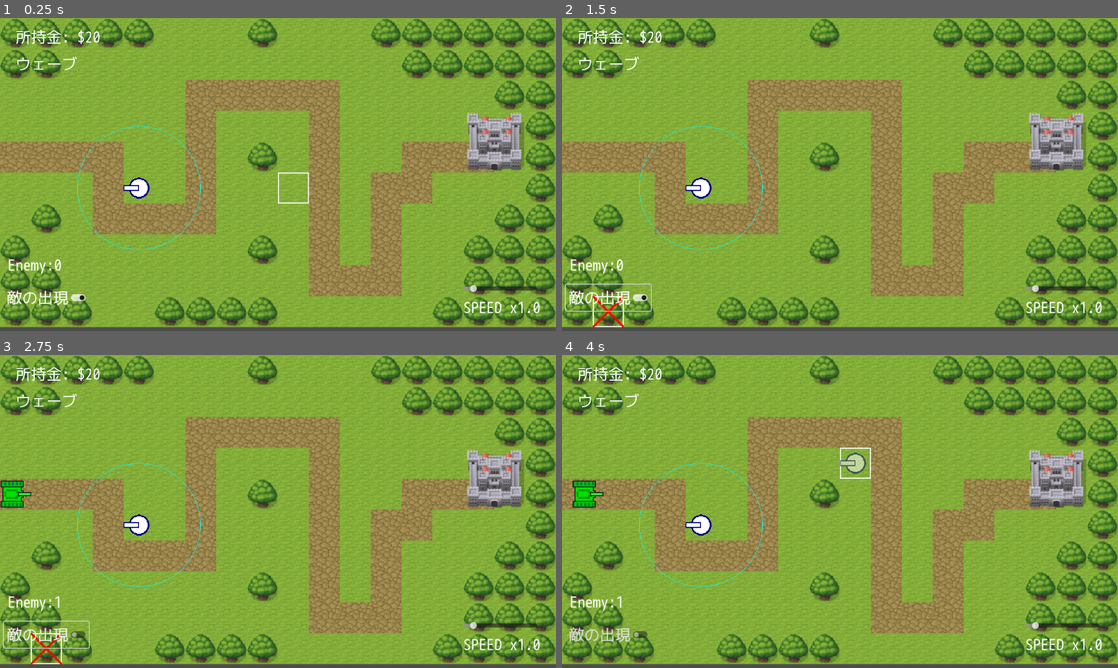
Above: before the commit, frames 1-4 (two rows, left to right).
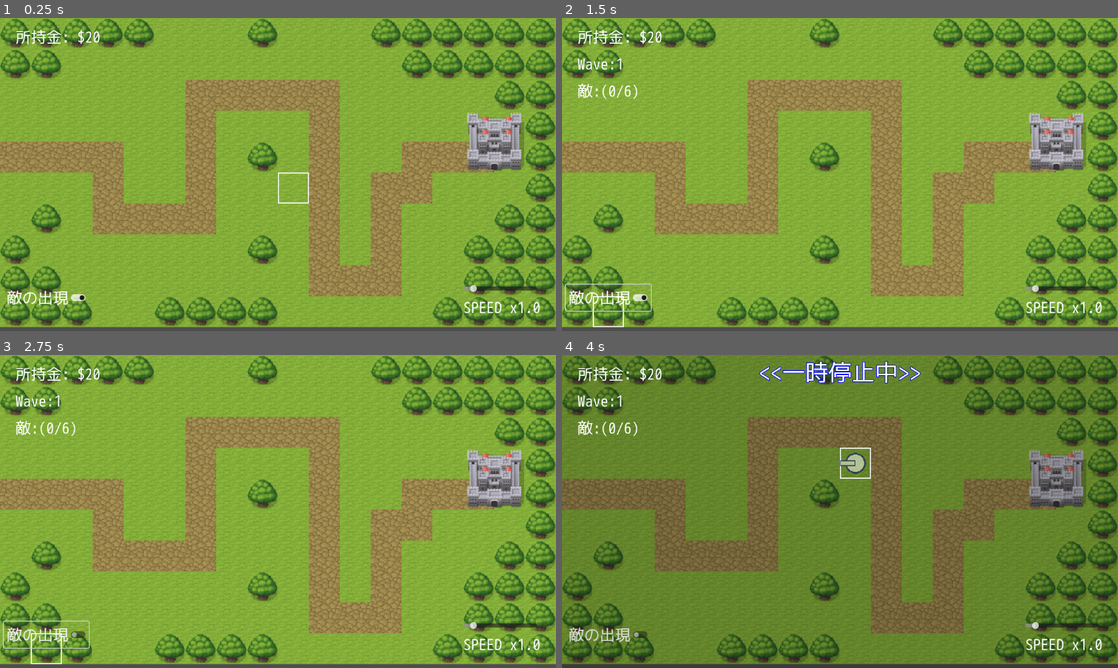
Above: after the commit, the same moments.

Repository: syun77/gd_towerdefense
Game: Godot game, scene res://Main.tscn
Two runs of this game, one before a commit and one after it. Both use one fixed random seed, a clock stepped at 60 frames per second and the inputs below.
Inputs (mouse positions are in pixels of both pictures, inside the frame that each line leads up to):
- Up to frame 1 (0.25 s): no input
- Up to frame 2 (1.5 s): click "敵の出現" at 0.5 s; click "敵の出現" at 1.25 s
- Up to frame 3 (2.75 s): click "敵の出現" at 2 s
- Up to frame 4 (4 s): move the mouse to (962, 495) at 2.77 s; click (962, 495) at 2.85 s; right-click (962, 495) at 3.05 s; click "通常 ($8)" at 3.5 s

The runs differ from the first frame. In frame 1, 0.7% of the frame differs, in the area x 1-37%, y 12-82%; in frame 2, 1.1%; in frame 3, 1.4%; in frame 4, 94%, in the area x 0-100%, y 0-99%.

Commit message:
ゲームパラメータを実装

Diff:
--- a/TowerDefense/Main.gd
+++ b/TowerDefense/Main.gd
@@ -6,8 +6,14 @@
 # --------------------------------------------------
 # const.
 # --------------------------------------------------
-const MAP_OFS_X = 0
-const MAP_OFS_Y = 0
+const FADE_ALPHA = 1.0
+const FADE_TIMER = 0.2
+
+## 状態.
+enum eState {
+	STANDBY,
+	MAIN,
+}
 
 ## 動作モード.
 enum eMode {
@@ -20,7 +26,6 @@
 # --------------------------------------------------
 # preload.
 # --------------------------------------------------
-const ENEMY_OBJ = preload("res://src/Enemy.tscn")
 const TOWER_OBJ = preload("res://src/Tower.tscn")
 const MENU_BUY_OBJ = preload("res://src/menu/MenuBuy.tscn")
 
@@ -35,43 +40,61 @@
 @onready var _shot_layer = $ShotLayer
 @onready var _ui_layer = $UILayer
 # UI.
+@onready var _ui_pause_bg = $UILayer/PauseBG
 @onready var _ui_cursor = $UILayer/Cursor
 @onready var _ui_cursor_cross = $UILayer/Cursor/Cross
 @onready var _ui_cursor_tower = $UILayer/Cursor/Tower
 @onready var _ui_money = $UILayer/LabelMoney
 @onready var _ui_wave = $UILayer/LabelWave
+@onready var _ui_enemy = $UILayer/LabelEnemy
 @onready var _ui_game_speed  = $UILayer/HSliderGameSpeed
 @onready var _ui_game_speed_label = $UILayer/HSliderGameSpeed/Label
 
 @onready var _ui_appear_enemy = $UILayer/DbgLayer/CheckAppearEnemy
-@onready var _ui_debug_label = $UILayer/DbgLayer/DebugLabel
 
 # --------------------------------------------------
 # private var.
 # --------------------------------------------------
+var _state = eState.STANDBY
 var _mode = eMode.FREE
-var _timer = 0.0
-var _interval = 1.0
 var _menu:MenuCommon
+var _spawn_mgr:EnemySpawnMgr
+var _buy_type = Tower.eType.NORMAL
 
 # --------------------------------------------------
 # private function.
 # --------------------------------------------------
 ## 開始.
 func _ready() -> void:
-	#DisplayServer.window_set_size(Vector2i(1152*2, 648*2))
-
+	DisplayServer.window_set_size(Vector2i(1152*2, 648*2))
+
+	_ui_pause_bg.modulate.a = 0.0
+	_ui_wave.visible = false
+	_ui_enemy.visible = false
+
+	# レイヤーを登録する.
 	var layers = {
+		"tower": _tower_layer,
 		"enemy": _enemy_layer,
 		"shot": _shot_layer,
 		"ui": _ui_layer,
 	}
 	Common.setup(layers)
 
+	# タイルマップを渡す.
 	Map.setup(_tilemap)
+
+	# 敵管理を生成.
+	_spawn_mgr = EnemySpawnMgr.new(_path2d)
 
 ## 更新.
 func _process(delta: float) -> void:
+	match _state:
+		eState.STANDBY:
+			_update_standby()
+		eState.MAIN:
+			_update_main(delta)
+
 	match _mode:
 		eMode.FREE:
 			_update_free(delta)
@@ -81,8 +104,30 @@
 			_update_buy()
 		eMode.BUILD:
 			_update_build()
+
 	# UIの更新.
-	_update_ui()
+	_update_ui(delta)
+
+## 更新 > 待機中.
+func _update_standby():
+	if Input.is_action_just_pressed("click"):
+		# Wave開始.
+		_spawn_mgr.start()
+		# 各種UIを表示.
+		_ui_wave.visible = true
+		_ui_enemy.visible = true
+		_state = eState.MAIN
+
+## 更新 > メイン.
+func _update_main(delta:float):
+	if _spawn_mgr.is_wait() == false:
+		return # Wave続行中.
+	var cnt = Common.get_enemies().size()
+	if cnt > 0:
+		return # 敵がまだ残っている.
+
+	# Wave終了.
+	_state = eState.STANDBY
 
 ## 更新 > FREE.
 func _update_free(delta:float) -> void:
@@ -92,25 +137,34 @@
 	# カーソルの更新.
 	_ui_cursor.position = Map.get_mouse_pos(true)
 	_ui_cursor.visible = true
-	var mouse_grid_pos = Map.get_grid_mouse_pos()
-	_ui_cursor_cross.visible = Map.cant_build_position(mouse_grid_pos)
 
 	if Input.is_action_just_pressed("right-click"):
-		_menu = MENU_BUY_OBJ.instantiate()
-		_ui_layer.add_child(_menu)
-		_mode = eMode.BUY
+		# 購入メニューを開く.
+		_open_menu_buy()
+
+## 購入メニューを開く.
+func _open_menu_buy() -> void:
+	_menu = MENU_BUY_OBJ.instantiate()
+	_ui_layer.add_child(_menu)
+	_mode = eMode.BUY
 
 ## 更新 > 購入.
 func _update_buy() -> void:
 	if _menu.closed():
 		var result = _menu.get_result()
 		_menu.queue_free()
-		match result:
-			MenuCommon.eResult.BUY_NORMAL, MenuCommon.eResult.BUY_LASER, MenuCommon.eResult.BUY_HORMING:
-				# 購入.
-				_mode = eMode.BUILD
-			_:
-				_mode = eMode.FREE
+		var tbl = [
+			MenuCommon.eResult.BUY_NORMAL, Tower.eType.NORMAL,
+			MenuCommon.eResult.BUY_LASER, Tower.eType.LASER,
+			MenuCommon.eResult.BUY_HORMING, Tower.eType.HORMING,
+		]
+		if result in tbl:
+			# ビルドへ.
+			_buy_type = tbl[result]
+			_mode = eMode.BUILD
+		else:
+			# キャンセルした.
+			_mode = eMode.FREE
 
 ## 更新 > ビルド(配置).
 func _update_build() -> void:
@@ -119,29 +173,58 @@
 	_ui_cursor.visible = true
 	# 配置できるかどうか.
 	var mouse_grid_pos = Map.get_grid_mouse_pos()
+	## 地形をチェック.
 	var cant_build = Map.cant_build_position(mouse_grid_pos)
+	## タワーのチェックも必要.
+	for tower in _tower_layer.get_children():
+		var grid:Vector2i = Map.world_to_grid(tower.position)
+		if grid == mouse_grid_pos:
+			# 置けない.
+			cant_build = true
+			break
 	_ui_cursor_cross.visible = cant_build
 	_ui_cursor_tower.visible = (cant_build == false)
-	if Input.is_action_just_pressed("click"):
-		var cost = 8
-		if Common.money >= cost:
-			# ビルドする.
-			var tower = TOWER_OBJ.instantiate()
-			_tower_layer.add_child(tower)
-			tower.setup(_ui_cursor.position)
-			# お金を減らす.
-			Common.spend_money(cost)
-	elif Input.is_action_just_pressed("right-click"):
-		# キャンセル.
-		_ui_cursor_cross.visible = false
-		_ui_cursor_tower.visible = false
-		_mode = eMode.FREE
+	if cant_build == false:
+		_ui_cursor_tower.visible = true
+
+	# タワーの生存数.
+	var num = _tower_layer.get_child_count()
+	var cost = Game.tower_cost(num)
+	if Common.money < cost or Input.is_action_just_pressed("right-click"):
+		# お金足りない or キャンセル.
+		_cancel_build()
+	elif Input.is_action_just_pressed("click"):
+		if cant_build:
+			print("ここには建設できない")
+		else:
+			# ビルド実行.
+			_exec_build(cost)
+
+## ビルド実行.
+func _exec_build(cost:int) -> void:
+	# ビルドする.
+	var tower = TOWER_OBJ.instantiate()
+	_tower_layer.add_child(tower)
+	tower.setup(_ui_cursor.position)
+	# お金を減らす.
+	Common.spend_money(cost)
+
+## ビルドをキャンセル.
+func _cancel_build() -> void:
+	_ui_cursor_cross.visible = false
+	_ui_cursor_tower.visible = false
+	_mode = eMode.FREE
+
 
 ## 更新 > ゲームオブジェクト.
 func _update_objs(delta:float) -> void:
 	# タワー更新.
 	for tower in _tower_layer.get_children():
 		tower.update_manual(delta)
+		# 選択状態も更新しておく.
+		var mouse = Map.get_grid_mouse_pos()
+		var pos:Vector2i = Map.world_to_grid(tower.position)
+		tower.selected = (mouse == pos)
 	# 敵の更新.
 	_update_enemy(delta)
 	# ショットの更新.
@@ -159,23 +242,26 @@
 	if _ui_appear_enemy.button_pressed == false:
 		return
 
-	_timer += delta
-	if _timer >= _interval:
-		_timer = 0.0
-		# 敵を生成.
-		var enemy = ENEMY_OBJ.instantiate()
-		enemy.setup(_path2d)
+	_spawn_mgr.update_manual(delta)
+
 
 ## 更新 > UI.
-func _update_ui() -> void:
+func _update_ui(delta:float) -> void:
+	_ui_pause_bg.visible = true
+	if _mode == eMode.FREE:
+		_ui_pause_bg.modulate.a = max(0, _ui_pause_bg.modulate.a - FADE_ALPHA * delta / FADE_TIMER)
+	else:
+		_ui_pause_bg.modulate.a = min(FADE_ALPHA, _ui_pause_bg.modulate.a + FADE_ALPHA * delta / FADE_TIMER)
+
 	# 所持金の更新.
 	_ui_money.text = "所持金: $%d"%Common.money
 
 	# ウェーブ数の更新.
+	_ui_wave.text = "Wave:%d"%Common.wave
+
+	# 敵出現数.
+	_ui_enemy.text = "敵:(%d/%d)"%[_spawn_mgr.get_spawn_number(), _spawn_mgr.get_spawn_number_max()]
 
 	# ゲーム速度の更新.
 	Common.game_speed = _ui_game_speed.value
 	_ui_game_speed_label.text = "SPEED x%3.1f"%Common.game_speed
-
-	# デバッグ用.
-	_ui_debug_label.text = "Enemy:%d"%Common.get_enemies().size()
--- a/TowerDefense/Main.tscn
+++ b/TowerDefense/Main.tscn
@@ -1,12 +1,11 @@
-[gd_scene load_steps=9 format=3 uid="uid://dkehtxv4fqahf"]
+[gd_scene load_steps=8 format=3 uid="uid://dkehtxv4fqahf"]
 
 [ext_resource type="TileSet" uid="uid://5ltlgl2jn6x0" path="res://assets/tiles/tile_set.tres" id="1_ql1mj"]
 [ext_resource type="Script" path="res://Main.gd" id="1_xguji"]
-[ext_resource type="Texture2D" uid="uid://wnmxh8h5445g" path="res://assets/images/cursor.png" id="3_i21nb"]
+[ext_resource type="Texture2D" uid="uid://bcb46fbf6r80c" path="res://assets/images/cursor.png" id="3_i21nb"]
 [ext_resource type="Theme" uid="uid://dcvufg8c2ac10" path="res://assets/default_theme.tres" id="3_loh52"]
-[ext_resource type="Texture2D" uid="uid://dpbi3wdyoie5y" path="res://assets/images/cross.png" id="4_4s62w"]
-[ext_resource type="Texture2D" uid="uid://bbs65cptlf2m3" path="res://assets/images/tower.png" id="6_co0mt"]
-[ext_resource type="PackedScene" uid="uid://c6fdhp7glsvv5" path="res://src/Tower.tscn" id="6_l6cws"]
+[ext_resource type="Texture2D" uid="uid://kgd8ftrs63l0" path="res://assets/images/cross.png" id="4_4s62w"]
+[ext_resource type="Texture2D" uid="uid://bsaeef4m830po" path="res://assets/images/tower.png" id="6_co0mt"]
 
 [sub_resource type="Curve2D" id="Curve2D_qkjnf"]
 _data = {
@@ -32,9 +31,6 @@
 
 [node name="TowerLayer" type="CanvasLayer" parent="."]
 
-[node name="Tower" parent="TowerLayer" instance=ExtResource("6_l6cws")]
-position = Vector2(288, 352)
-
 [node name="EnemyLayer" type="CanvasLayer" parent="."]
 
 [node name="Path2D" type="Path2D" parent="EnemyLayer"]
@@ -43,6 +39,25 @@
 [node name="ShotLayer" type="CanvasLayer" parent="."]
 
 [node name="UILayer" type="CanvasLayer" parent="."]
+
+[node name="PauseBG" type="Node2D" parent="UILayer"]
+
+[node name="ColorRect" type="ColorRect" parent="UILayer/PauseBG"]
+offset_right = 1152.0
+offset_bottom = 648.0
+color = Color(0, 0, 0, 0.235294)
+
+[node name="Label" type="Label" parent="UILayer/PauseBG"]
+offset_right = 1152.0
+offset_bottom = 71.0
+theme = ExtResource("3_loh52")
+theme_override_colors/font_color = Color(1, 1, 1, 1)
+theme_override_colors/font_outline_color = Color(0, 0, 1, 1)
+theme_override_constants/outline_size = 5
+theme_override_font_sizes/font_size = 48
+text = "<<一時停止中>>"
+horizontal_alignment = 1
+vertical_alignment = 1
 
 [node name="Cursor" type="Sprite2D" parent="UILayer"]
 texture = ExtResource("3_i21nb")
@@ -73,6 +88,14 @@
 theme = ExtResource("3_loh52")
 text = "ウェーブ"
 
+[node name="LabelEnemy" type="Label" parent="UILayer"]
+offset_left = 32.0
+offset_top = 128.0
+offset_right = 232.0
+offset_bottom = 208.0
+theme = ExtResource("3_loh52")
+text = "敵"
+
 [node name="HSliderGameSpeed" type="HSlider" parent="UILayer"]
 offset_left = 960.0
 offset_top = 552.0
@@ -92,14 +115,6 @@
 
 [node name="DbgLayer" type="CanvasLayer" parent="UILayer"]
 
-[node name="DebugLabel" type="Label" parent="UILayer/DbgLayer"]
-offset_left = 16.0
-offset_top = 488.0
-offset_right = 216.0
-offset_bottom = 568.0
-theme = ExtResource("3_loh52")
-text = "Debug"
-
 [node name="CheckAppearEnemy" type="CheckButton" parent="UILayer/DbgLayer"]
 offset_left = 8.0
 offset_top = 552.0
--- a/TowerDefense/project.godot
+++ b/TowerDefense/project.godot
@@ -18,6 +18,7 @@
 
 Common="*res://src/common/Common.gd"
 Map="*res://src/common/Map.gd"
+Game="*res://src/common/Game.gd"
 
 [display]
 
--- a/TowerDefense/src/Shot.gd
+++ b/TowerDefense/src/Shot.gd
@@ -12,16 +12,18 @@
 # private var.
 # --------------------------------------------------
 var _velocity = Vector2()
+var _power = 1 # 攻撃力.
 
 # --------------------------------------------------
 # public function.
 # --------------------------------------------------
 ## セットアップ.
-func setup(pos:Vector2, deg:float, speed:float) -> void:
+func setup(pos:Vector2, deg:float, speed:float, power:int) -> void:
 	position = pos
 	var rad = deg_to_rad(deg)
 	_velocity.x = speed * cos(rad)
 	_velocity.y = speed * -sin(rad)
+	_power = power
 
 ## 消滅.
 func vansih() -> void:
@@ -29,7 +31,7 @@
 
 ## 攻撃力.
 func get_power() -> int:
-	return 1
+	return _power
 
 ## 消滅する.
 func vanish() -> void:
--- a/TowerDefense/src/Tower.gd
+++ b/TowerDefense/src/Tower.gd
@@ -7,6 +7,11 @@
 # --------------------------------------------------
 # const.
 # --------------------------------------------------
+enum eType {
+	NORMAL,
+	LASER,
+	HORMING,
+}
 
 # --------------------------------------------------
 # preload.
@@ -14,20 +19,36 @@
 var SHOT_OBJ = preload("res://src/Shot.tscn")
 
 # --------------------------------------------------
-# preload.
+# onready.
 # --------------------------------------------------
 @onready var _spr = $Sprite
 
 # --------------------------------------------------
 # private var.
 # --------------------------------------------------
+var _type = eType.NORMAL
 var _timer = 0.0
-var _interval = 3.0
-var _range = 128.0 # 射程範囲.
+var _range_lv = 1 # 射程範囲Lv.
+var _power_lv = 1 # 攻撃力Lv.
+var _firerate_lv = 1 # 発射間隔Lv.
 
 # --------------------------------------------------
 # public function.
 # --------------------------------------------------
+## 種類.
+func get_type() -> eType:
+	return _type
+## 攻撃力.
+func get_power() -> int:
+	return Game.tower_power(_power_lv)
+## 射程範囲.
+func get_range() -> float:
+	return Game.tower_range(_power_lv)
+## 発射間隔.
+func get_firerate() -> float:
+	return Game.tower_firerate(_power_lv)
+
+## セットアップ.
 func setup(pos:Vector2) -> void:
 	position = pos
 
@@ -37,11 +58,13 @@
 	_timer += delta
 
 	# 一番近い敵を探す.
-	var enemy = Common.search_nearest_enemy(position, _range)
+	var range = get_range()
+	var enemy = Common.search_nearest_enemy(position, range)
 
 	_update_rotate(enemy)
 
-	if _timer >= _interval:
+	var interval = get_firerate()
+	if _timer >= interval:
 		if _shot(enemy):
 			# 発射できた.
 			_timer = 0
@@ -65,7 +88,7 @@
 	var d = enemy.global_position - position
 	var rad = d.angle()
 
-	_spr.rotation = lerp_angle(_spr.rotation, rad, 0.1)
+	_spr.rotation = lerp_angle(_spr.rotation, rad, 0.3)
 
 ## ショットを発射する.
 func _shot(enemy:Enemy) -> bool:
@@ -77,11 +100,24 @@
 
 	var shot = SHOT_OBJ.instantiate()
 	Common.get_layer("shot").add_child(shot)
-	shot.setup(position, deg, 200)
+	var power = get_power()
+	shot.setup(position, deg, 200, power)
 
 	return true
 
 ## 描画.
 func _draw() -> void:
-	# 射程範囲の描画.
-	draw_arc(Vector2.ZERO, _range, 0, 2*PI, 32, Color.AQUA)
+	if selected:
+		# 射程範囲の描画.
+		var range = get_range()
+		draw_arc(Vector2.ZERO, range, 0, 2*PI, 32, Color.AQUA)
+
+# --------------------------------------------------
+# property function.
+# --------------------------------------------------
+## 選択しているかどうか.
+var selected = false:
+	set(v):
+		selected = v
+	get:
+		return selected
--- a/TowerDefense/src/common/Common.gd
+++ b/TowerDefense/src/common/Common.gd
@@ -7,12 +7,14 @@
 # const.
 # --------------------------------------------------
 const INIT_MONEY = 20
+const INT_WAVE = 0 # 最初に+1するので0始まり.
 
 # --------------------------------------------------
 # private vars.
 # --------------------------------------------------
 var _money = INIT_MONEY
 var _layers = {}
+var _wave = INT_WAVE # Wave数.
 
 # --------------------------------------------------
 # public functions.
@@ -43,6 +45,7 @@
 	var ret:Enemy = null
 	for enemy in enemies:
 		var dist2 = enemy.global_position.distance_to(pos)
+		dist2 -= enemy.get_size() # 半径を考慮する.
 		if dist2 < dist:
 			# より近い.
 			dist = dist2
@@ -70,6 +73,9 @@
 func spend_money(v:int) -> void:
 	_money -= v
 
+func next_wave() -> void:
+	_wave += 1
+
 # --------------------------------------------------
 # properties.
 # --------------------------------------------------
@@ -80,6 +86,13 @@
 	get:
 		return _money
 
+## Wave数
+var wave:
+	set(v):
+		assert("can't call")
+	get:
+		return _wave
+
 ## ゲーム速度.
 var game_speed = 1.0:
 	set(v):
--- /dev/null
+++ b/TowerDefense/src/common/Game.gd
@@ -0,0 +1,55 @@
+extends Node
+
+# ==================================================
+# ゲームパラメータを定義するスクリプト.
+# ==================================================
+# --------------------------------------------------
+# tower.
+# --------------------------------------------------
+## 射程範囲 (= 32 + 16 * lv).
+func tower_range(lv:int) -> float:
+	return 48 + (16 * lv)
+## 攻撃威力 (= lv)
+func tower_power(lv:int) -> int:
+	return lv
+## 発射間隔 (= 2sec * 0.9 ^ (lv-1))
+func tower_firerate(lv:int) -> float:
+	return 2.0 * pow(0.9, (lv-1))
+
+## コスト＝ 8 * (1.3 ^ 砲台の存在数)
+func tower_cost(num:int) -> int:
+	var base = 8
+	var cost = 8 * pow(1.3, num)
+	return cost
+
+# --------------------------------------------------
+# enemy.
+# --------------------------------------------------
+## HP (base + (Wave数 / 3))
+func enemy_hp(wave:int) -> int:
+	var base = 2
+	return base + floor(wave / 3) # 端数切捨て.
+
+## 所持金.
+func enemy_money(wave:int) -> int:
+	if wave < 5:
+		return 2
+	return 1
+
+## 出現間隔.
+func enemy_interval(_wave:int) -> float:
+	var base = 2.0
+	var t = base - (_wave * 0.1)
+	if t < 0.5:
+		t = 0.5
+	return t
+
+## 出現数.
+func enemy_spawn_number(wave:int) -> int:
+	var base = 5
+	return base + wave
+
+## 移動速度.
+func enemy_speed(wave:int) -> float:
+	var base = 1.0
+	return base + (wave * 0.05)
--- a/TowerDefense/src/Enemy.gd
+++ b/TowerDefense/src/enemy/Enemy.gd
@@ -9,11 +9,13 @@
 # --------------------------------------------------
 # 移動速度。64px/s
 const MOVE_SPEED = 64.0
+const TIMER_SHAKE = 0.5
 
 # --------------------------------------------------
 # onready.
 # --------------------------------------------------
 @onready var _spr = $AnimatedSprite2D
+@onready var _mask = $Mask
 @onready var _health_bar = $HeathBar
 
 # --------------------------------------------------
@@ -24,13 +26,19 @@
 
 var _hp:int = 0
 var _max_hp:int = 0
-var _money:int = 3 # 所持金.
+var _speed:float = 1.0
 
 var _prev_pos = Vector2()
+var _timer_shake = 0.0
+var _cnt = 0
 
 # --------------------------------------------------
 # public function.
 # --------------------------------------------------
+## サイズ.
+func get_size() -> float:
+	return 32.0
+
 ## セットアップ.
 func setup(path2d:Path2D) -> void:
 	_parent = PathFollow2D.new()
@@ -44,7 +52,12 @@
 	# アニメーションを再生.
 	$AnimatedSprite2D.play("default")
 
-	set_hp(3)
+	# HPの設定.
+	var hp = Game.enemy_hp(Common.wave)
+	set_hp(hp)
+
+	# 速度の設定.
+	_speed = Game.enemy_speed(Common.wave)
 
 ## HPを設定.
 func set_hp(v:int) -> void:
@@ -57,13 +70,15 @@
 
 ## ダメージ処理.
 func damage(shot:Shot) -> void:
+	_timer_shake = TIMER_SHAKE
 	var power = shot.get_power()
 	_hp -= power
 	if _hp <= 0:
 		# 消滅.
 		vanish()
 		# お金ゲット!
-		Common.add_money(_money)
+		var money = Game.enemy_money(Common.wave)
+		Common.add_money(money)
 
 ## 消滅.
 func vanish() -> void:
@@ -71,14 +86,20 @@
 
 ## 手動更新 (_process()は使わない).
 func update_manual(delta:float) -> void:
+	_cnt += 1
+
 	# 可変.
 	delta *= Common.game_speed
 
 	# 移動処理
-	_parent.progress += MOVE_SPEED * delta
+	_parent.progress += MOVE_SPEED * _speed * delta
 
 	# 回転処理.
 	_update_rotate()
+
+	# 揺れ処理.
+	if delta > 0:
+		_update_shake(delta)
 
 	# 終了チェック.
 	if _parent.progress_ratio >= 1.0:
@@ -103,6 +124,7 @@
 	var pos = _parent.position
 	var d = pos - _prev_pos
 	_spr.rotation = d.angle()
+	_mask.rotation = d.angle()
 	_prev_pos = pos
 
 ## HPバーの更新.
@@ -111,6 +133,32 @@
 	if rate < 1.0:
 		_health_bar.visible = true
 		_health_bar.value = 100 * rate
+
+## 揺れ処理.
+func _update_shake(delta:float) -> void:
+	if _timer_shake <= 0:
+		return
+
+	_timer_shake -= delta
+	var rate = _timer_shake / TIMER_SHAKE
+	var red = Color.RED
+	red.a = rate
+	if _cnt%4 < 2:
+		red.a = 0
+	_mask.modulate = red
+	_mask.visible = true
+
+	var xofs = 2 * rate
+	if _cnt%4 < 2:
+		xofs *= -1
+	var yofs = 1 * rate * randi_range(-1, 1)
+	_spr.offset.x = xofs
+	_spr.offset.y = yofs
+
+	if _timer_shake <= 0:
+		# 終了.
+		_spr.offset = Vector2.ZERO
+		_mask.visible = false
 
 # --------------------------------------------------
 # signal function.
--- a/TowerDefense/src/Enemy.tscn
+++ b/TowerDefense/src/enemy/Enemy.tscn
@@ -1,15 +1,16 @@
-[gd_scene load_steps=8 format=3 uid="uid://ddotbjgw6c52u"]
+[gd_scene load_steps=9 format=3 uid="uid://bn8a8pr5xtdm0"]
 
-[ext_resource type="Script" path="res://src/Enemy.gd" id="1_lmwhq"]
-[ext_resource type="Texture2D" uid="uid://bawwywvpxecqs" path="res://assets/images/enemy.png" id="2_6x6yf"]
-[ext_resource type="Theme" uid="uid://fyhjacjjpd4l" path="res://assets/health_bar.tres" id="3_c8gy8"]
+[ext_resource type="Script" path="res://src/enemy/Enemy.gd" id="1_aeab3"]
+[ext_resource type="Texture2D" uid="uid://b0b66npwikdk3" path="res://assets/images/enemy_mask.png" id="2_bems1"]
+[ext_resource type="Texture2D" uid="uid://bh3ntvqgn51yh" path="res://assets/images/enemy.png" id="2_m11hc"]
+[ext_resource type="Theme" uid="uid://fyhjacjjpd4l" path="res://assets/health_bar.tres" id="3_l4pnt"]
 
 [sub_resource type="AtlasTexture" id="AtlasTexture_xu5rt"]
-atlas = ExtResource("2_6x6yf")
+atlas = ExtResource("2_m11hc")
 region = Rect2(0, 0, 64, 64)
 
 [sub_resource type="AtlasTexture" id="AtlasTexture_k2k4s"]
-atlas = ExtResource("2_6x6yf")
+atlas = ExtResource("2_m11hc")
 region = Rect2(64, 0, 64, 64)
 
 [sub_resource type="SpriteFrames" id="SpriteFrames_trsun"]
@@ -32,11 +33,15 @@
 [node name="Enemy" type="Area2D"]
 collision_layer = 4
 collision_mask = 2
-script = ExtResource("1_lmwhq")
+script = ExtResource("1_aeab3")
 
 [node name="AnimatedSprite2D" type="AnimatedSprite2D" parent="."]
 sprite_frames = SubResource("SpriteFrames_trsun")
 frame_progress = 0.237551
+
+[node name="Mask" type="Sprite2D" parent="."]
+visible = false
+texture = ExtResource("2_bems1")
 
 [node name="CollisionShape2D" type="CollisionShape2D" parent="."]
 shape = SubResource("CircleShape2D_jgev0")
--- /dev/null
+++ b/TowerDefense/src/enemy/EnemySpawnMgr.gd
@@ -0,0 +1,80 @@
+extends Node
+
+# ==================================================
+# 敵の生成管理..
+# ==================================================
+class_name EnemySpawnMgr
+
+# --------------------------------------------------
+# const.
+# --------------------------------------------------
+enum eState {
+	STANDBY,
+	MAIN,
+	END_WAIT,
+}
+
+# --------------------------------------------------
+# preload.
+# --------------------------------------------------
+const ENEMY_OBJ = preload("res://src/enemy/Enemy.tscn")
+
+# --------------------------------------------------
+# private vars.
+# --------------------------------------------------
+var _path2d:Path2D
+var _state = eState.STANDBY
+var _spawn_timer = 0.0
+var _spawn_number = 0 # 敵を生成した数.
+
+# --------------------------------------------------
+# public functions.
+# --------------------------------------------------
+## 開始.
+func start() -> void:
+	# Waveを進める.
+	Common.next_wave()
+
+	_state = eState.MAIN
+	_spawn_timer = 0.0
+	_spawn_number = 0
+
+## Waveの敵が出尽くしたかどうか.
+func is_wait() -> bool:
+	return _state == eState.END_WAIT
+
+## 更新.
+func update_manual(delta:float) -> void:
+	match _state:
+		eState.STANDBY:
+			pass # 何もしない.
+		eState.MAIN:
+			_update_main(delta)
+			_spawn_timer
+
+func get_spawn_number() -> int:
+	return _spawn_number
+func get_spawn_number_max() ->int:
+	return Game.enemy_spawn_number(Common.wave)
+
+# --------------------------------------------------
+# private functions.
+# --------------------------------------------------
+## コンストラクタ.
+func _init(path2d:Path2D):
+	_path2d = path2d
+
+## 更新 > メイン.
+func _update_main(delta:float) -> void:
+	# 生成タイマーを加算.
+	_spawn_timer += delta
+	var interval = Game.enemy_interval(Common.wave)
+	if _spawn_timer >= interval:
+		_spawn_timer = 0.0
+		# 敵を生成.
+		var enemy = ENEMY_OBJ.instantiate()
+		enemy.setup(_path2d)
+		_spawn_number += 1
+		if _spawn_number >= get_spawn_number_max():
+			# 次のWaveに進む.
+			_state = eState.END_WAIT
--- a/TowerDefense/src/menu/MenuBuy.gd
+++ b/TowerDefense/src/menu/MenuBuy.gd
@@ -1,4 +1,39 @@
 extends MenuCommon
+
+## 開始.
+func _ready() -> void:
+	var cnt_normal = 0
+	var cnt_laser = 0
+	var cnt_horming = 0
+	for tower in Common.get_layer("tower").get_children():
+		var t:Tower = tower
+		match t.get_type():
+			Tower.eType.NORMAL:
+				cnt_normal += 1
+			Tower.eType.LASER:
+				cnt_laser += 1
+			Tower.eType.HORMING:
+				cnt_horming += 1
+	var cost_normal = Game.tower_cost(cnt_normal)
+	var cost_laser = Game.tower_cost(cnt_laser)
+	var cost_horming = Game.tower_cost(cnt_horming)
+
+	# 所持金.
+	var money = Common.money
+	for button in $ButtonList.get_children():
+		if not button is Button:
+			continue
+		var btn:Button = button
+		match btn.name:
+			"ButtonBuyNormal":
+				btn.text = "通常 ($%d)"%cost_normal
+				btn.disabled = money < cost_normal
+			"ButtonBuyLaser":
+				btn.text = "レーザー ($%d)"%cost_laser
+				btn.disabled = money < cost_laser
+			"ButtonBuyHorming":
+				btn.text = "ホーミング ($%d)"%cost_horming
+				btn.disabled = money < cost_horming
 
 ## 更新.
 func _process(delta: float) -> void:
--- a/TowerDefense/src/menu/MenuBuy.tscn
+++ b/TowerDefense/src/menu/MenuBuy.tscn
@@ -13,6 +13,7 @@
 script = ExtResource("1_ctvlr")
 
 [node name="ColorRect" type="ColorRect" parent="."]
+visible = false
 layout_mode = 0
 offset_right = 1152.0
 offset_bottom = 648.0
Binary file added: TowerDefense/assets/images/enemy_mask.png
Not shown: 1 places in TowerDefense/assets/tiles/tile_set.tres that only renumber resources
Not shown: 1 places in TowerDefense/src/Shot.tscn that only renumber resources
Not shown: 1 places in TowerDefense/src/enemy/Enemy.tscn that only renumber resources
